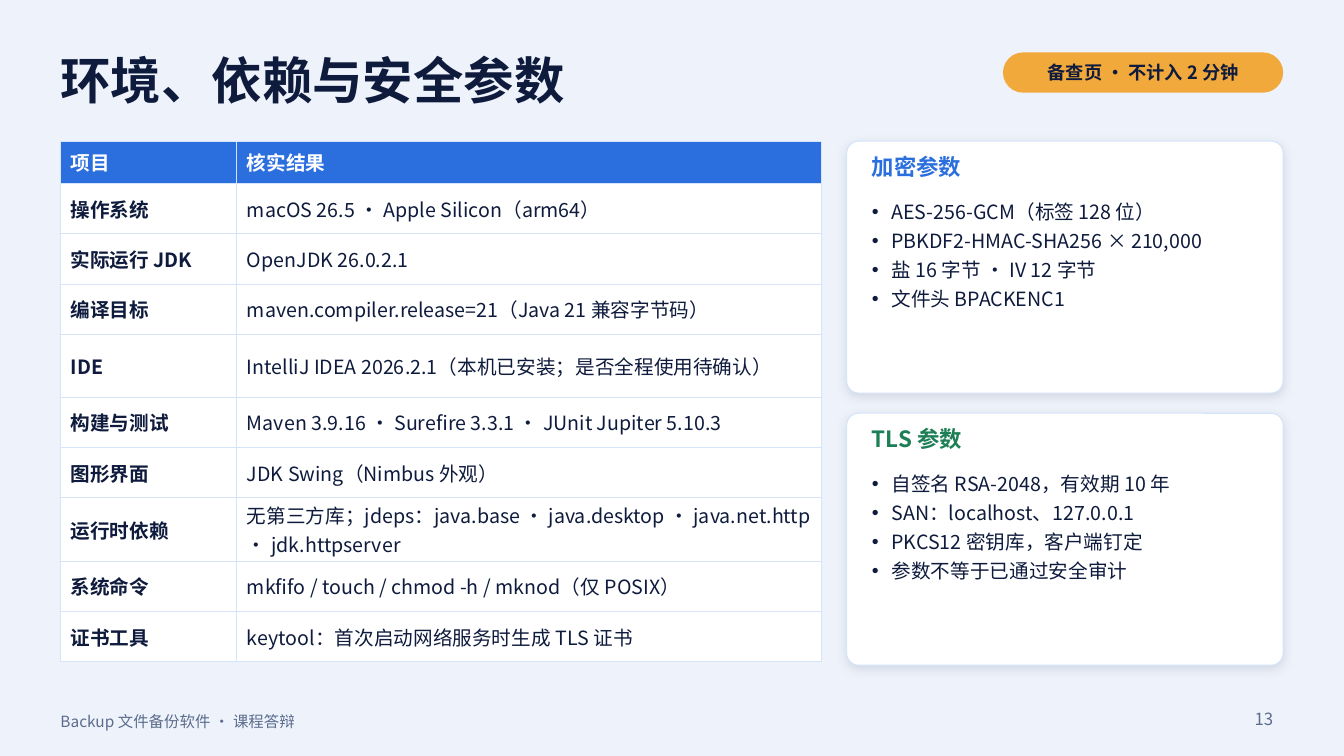
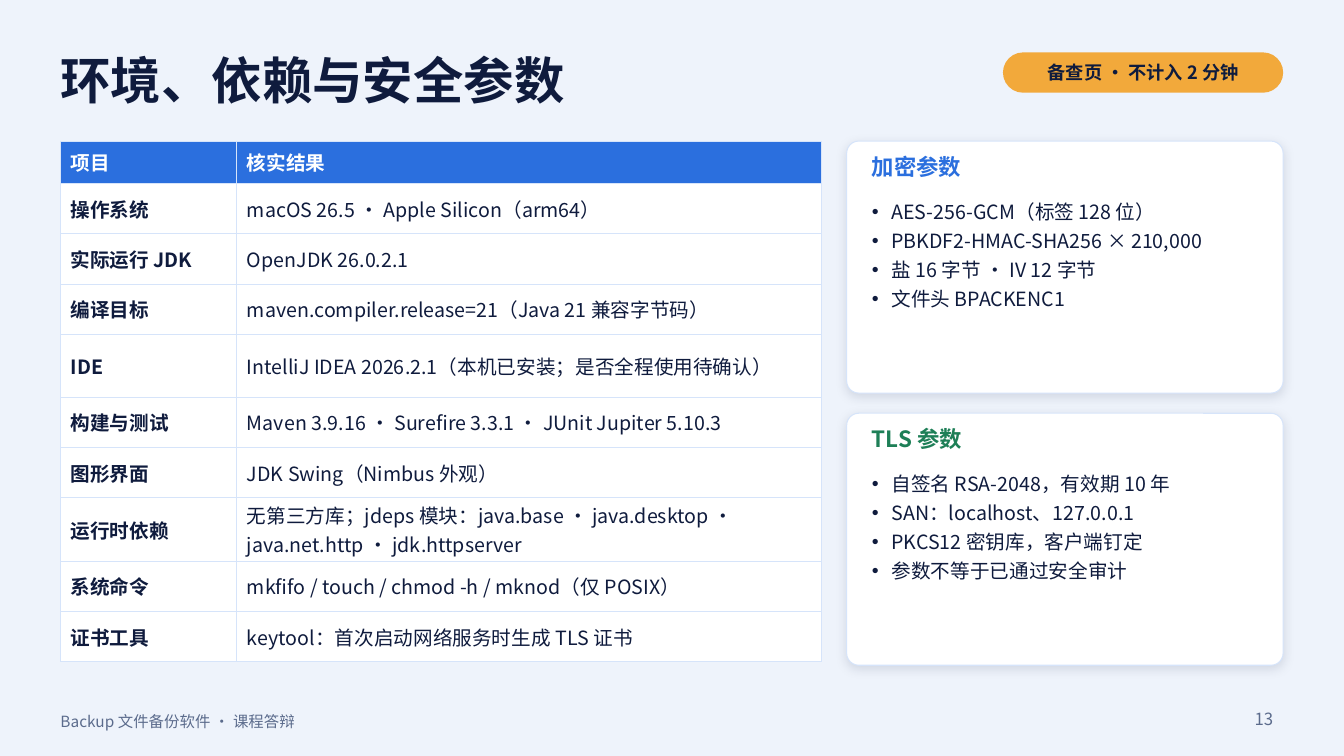
Before and after one commit to Shtskysmile/backup, a slide deck: slide 13 of presentation/Backup答辩.pptx. Drawn at 1344x756 pixels with LibreOffice and Linux fonts; fonts in the diff are those of the drawing. Boxes give left, top, right and bottom in pixels: in the first picture for what was removed or moved away, otherwise in the second. Text is boxed around its words. In the diff, an @@ line names an element or a change of style, - is before the commit and + after.

```diff
--- a/presentation/Backup答辩.pptx
+++ b/presentation/Backup答辩.pptx
@@ table at box(60, 141, 822, 654) @@
-row 8, column 2: 无第三方库；jdeps：java.base · java.desktop · java.net.http · jdk.httpserver
+row 8, column 2: 无第三方库；jdeps 模块：java.base · java.desktop · java.net.http · jdk.httpserver
```
Also in this commit, not shown: 10 other slides changed, 13 other files.
